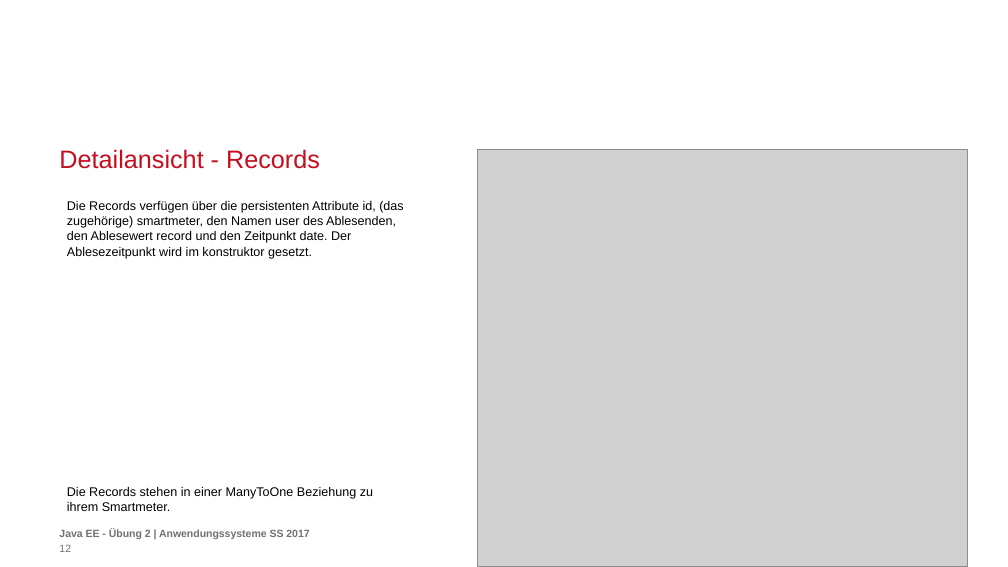
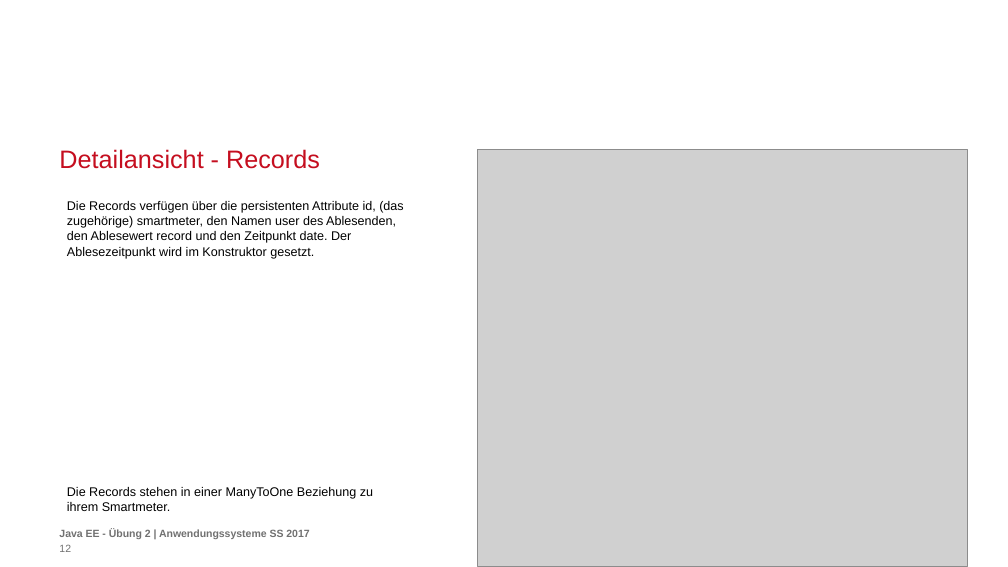
Before and after one commit to carolin262/anwendungssysA2, a slide deck: slide 12 of PräsentationJavaEE.pptx. Drawn at 1008x567 pixels with LibreOffice and Linux fonts; fonts in the diff are those of the drawing; grey boxes stand for pictures; background and template pictures are left out. Boxes give left, top, right and bottom in pixels: in the first picture for what was removed or moved away, otherwise in the second. Text is boxed around its words. In the diff, an @@ line names an element or a change of style, - is before the commit and + after.

```diff
--- a/PräsentationJavaEE.pptx
+++ b/PräsentationJavaEE.pptx
@@ text at box(67, 201, 403, 259): text changed @@
-Die Records verfügen über die persistenten Attribute id, (das zugehörige) smartmeter, den Namen user des Ablesenden, den Ablesewert record und den Zeitpunkt date. Der Ablesezeitpunkt wird im konstruktor gesetzt.
+Die Records verfügen über die persistenten Attribute id, (das zugehörige) smartmeter, den Namen user des Ablesenden, den Ablesewert record und den Zeitpunkt date. Der Ablesezeitpunkt wird im Konstruktor gesetzt.
```
Also in this commit, not shown: 10 other slides changed, 5 slides added.
